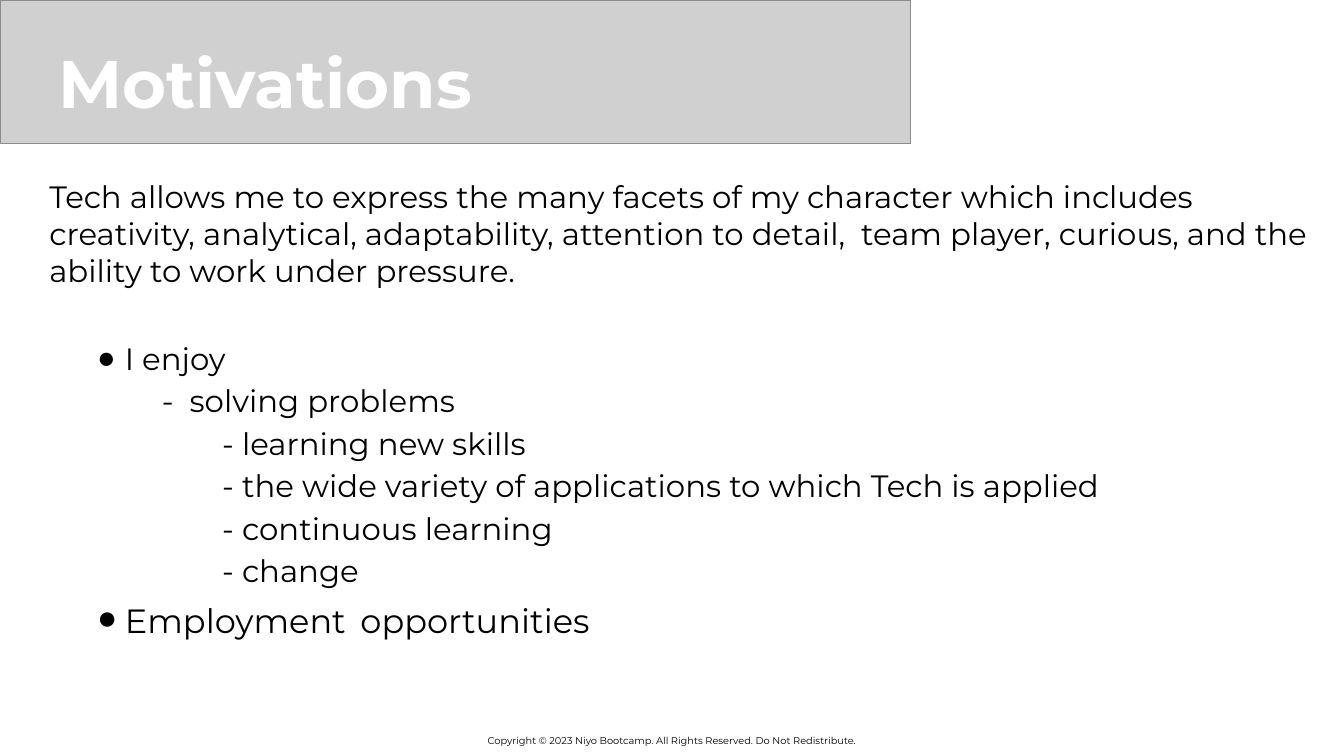
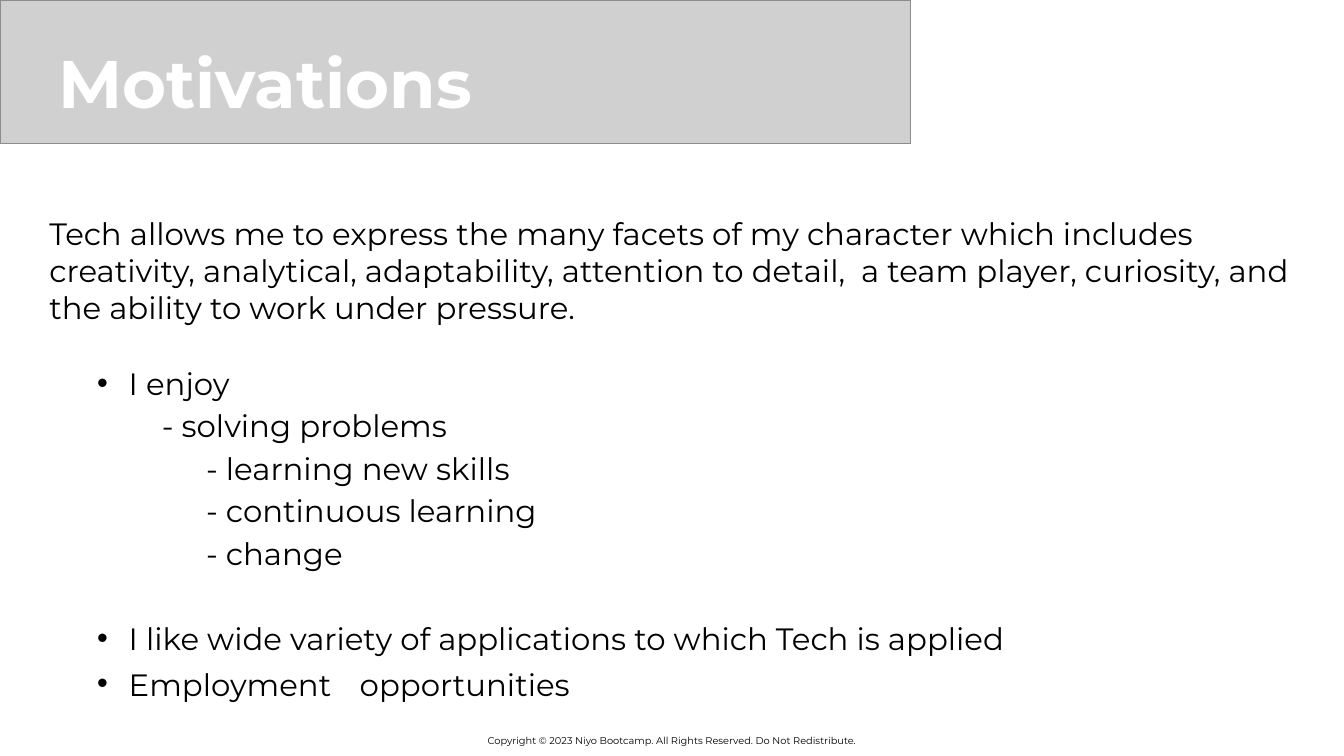
Before and after one commit to olivemckenzie2003/Task-Management-App, a slide deck: slide 3 of OliveMcKenziePresentation.pptx. Drawn at 1344x756 pixels with LibreOffice and Linux fonts; fonts in the diff are those of the drawing; grey boxes stand for pictures; background and template pictures are left out. Boxes give left, top, right and bottom in pixels: in the first picture for what was removed or moved away, otherwise in the second. Text is boxed around its words. In the diff, an @@ line names an element or a change of style, - is before the commit and + after.

```diff
--- a/OliveMcKenziePresentation.pptx
+++ b/OliveMcKenziePresentation.pptx
@@ text at box(49, 222, 1289, 325): text changed @@
-Tech allows me to express the many facets of my character which includes creativity, analytical, adaptability, attention to detail, team player, curious, and the ability to work under pressure.
+Tech allows me to express the many facets of my character which includes creativity, analytical, adaptability, attention to detail, a team player, curiosity, and the ability to work under pressure.
@@ text at box(129, 372, 570, 702): size 48 to 44 pt in "Employment opportunities"; bullet ● to •; list level 1 to 4 in "Employment opportunities" @@
@@ text at box(242, 474, 1099, 503): paragraph removed @@
-      - the wide variety of applications to which Tech is applied
@@ text at box(129, 627, 1004, 656): paragraph added @@
+      • I like wide variety of applications to which Tech is applied
```
Also in this commit, not shown: 3 other slides changed.
